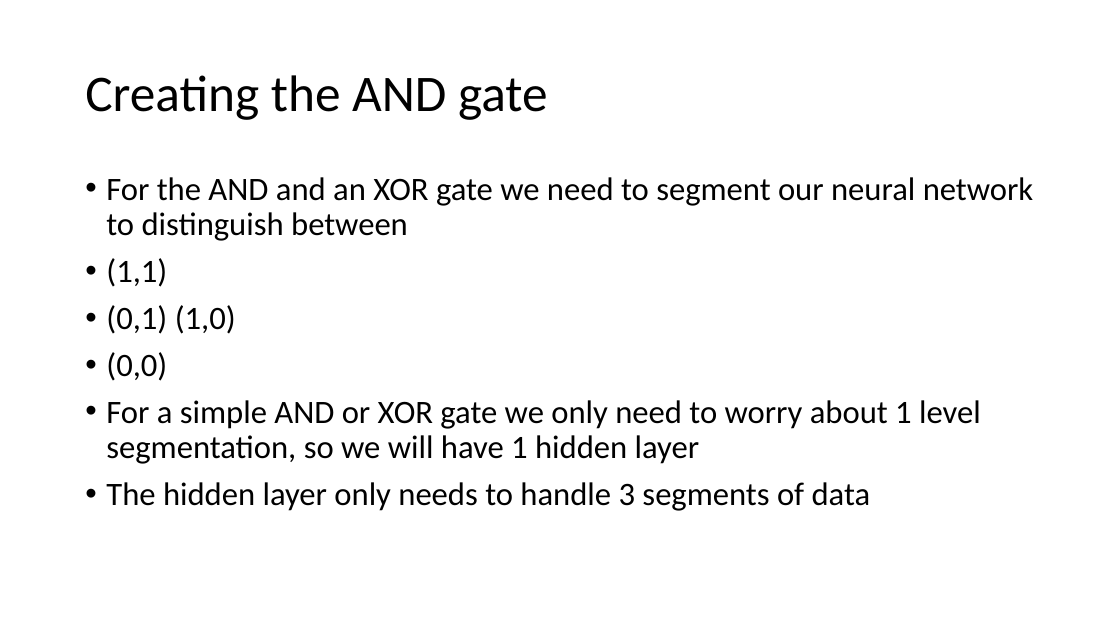
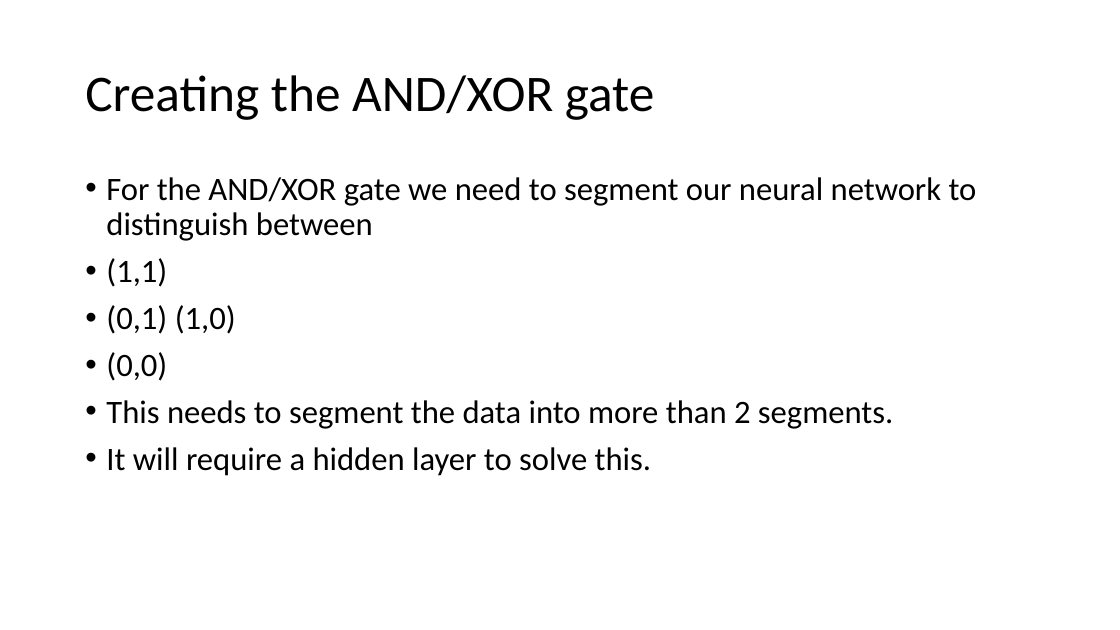
Before and after one commit to mbahrainwala/simpleNN, a slide deck: slide 28 of Introduction To Neural Networks and AI.pptx (slide 27 before the commit). Drawn at 1120x630 pixels with LibreOffice and Linux fonts; fonts in the diff are those of the drawing. Boxes give left, top, right and bottom in pixels: in the first picture for what was removed or moved away, otherwise in the second. Text is boxed around its words. In the diff, an @@ line names an element or a change of style, - is before the commit and + after.

Commit message:
Added Presentation.

```diff
--- a/Introduction To Neural Networks and AI.pptx
+++ b/Introduction To Neural Networks and AI.pptx
@@ title at <box>85,75,655,120</box>: text changed @@
-Creating the AND gate
+Creating the AND/XOR gate
@@ text at <box>106,177,977,241</box>: text changed @@
-• For the AND and an XOR gate we need to segment our neural network to distinguish between
+• For the AND/XOR gate we need to segment our neural network to distinguish between
@@ text at <box>106,400,893,476</box>: text changed @@
-• For a simple AND or XOR gate we only need to worry about 1 level segmentation, so we will have 1 hidden layer
-• The hidden layer only needs to handle 3 segments of data
+• This needs to segment the data into more than 2 segments.
+• It will require a hidden layer to solve this.
```
Also in this commit, not shown: 5 slides added.
